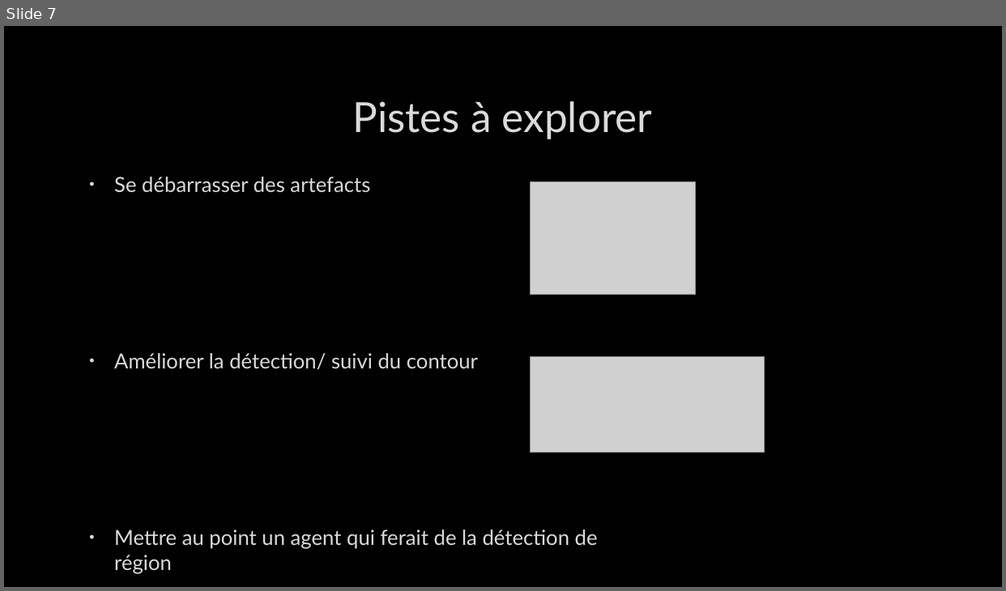
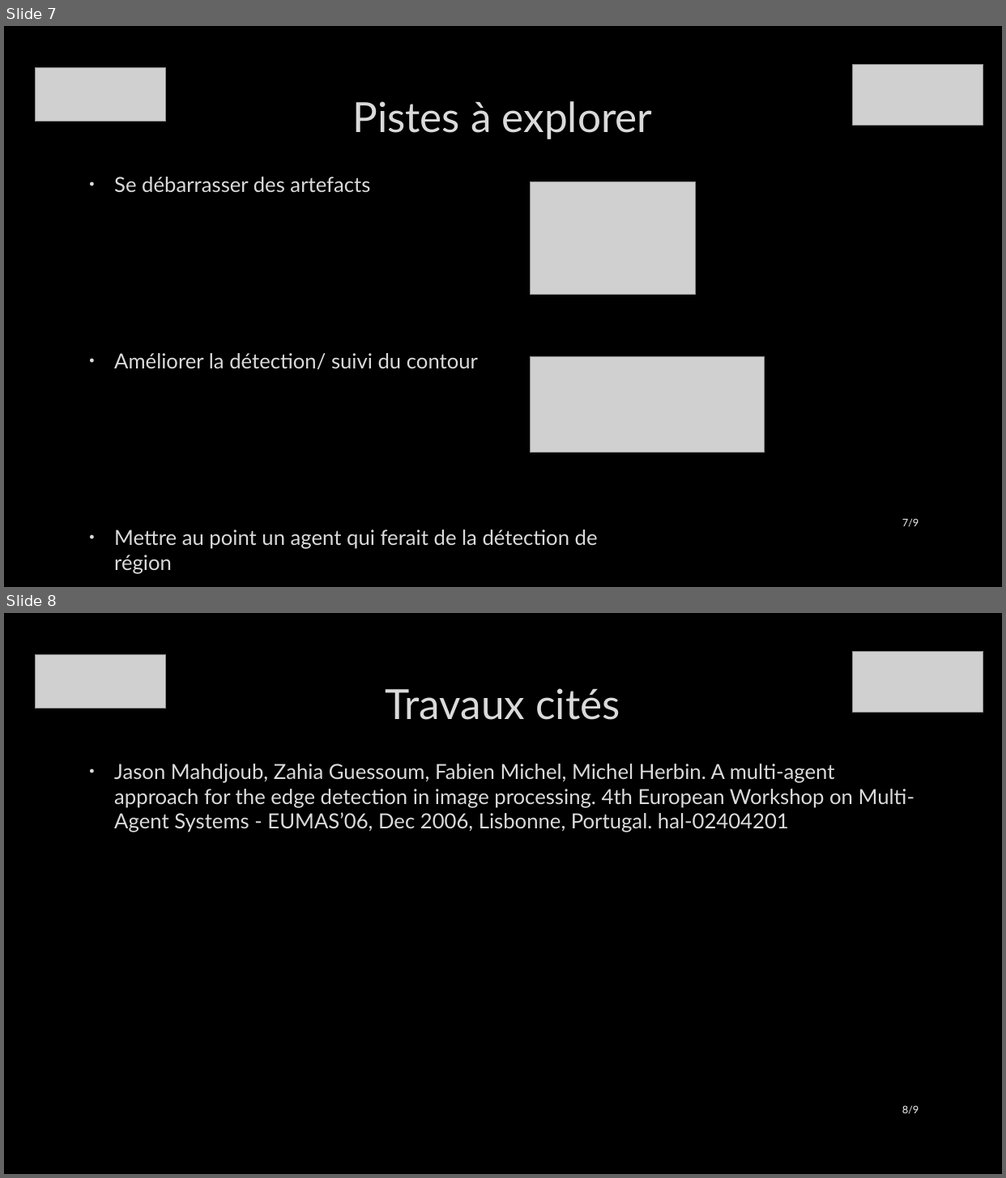
Before and after one commit to IliasMAOUDJ/Agent-Based-Edge-Detection, a slide deck: SMA et Traitement d’images.pptx. Shown one above the other, each under a label of ours: slide 7 before the commit, slides 7 and 8 after it. The pictures are 1006x591 and 1006x1178 pixels, drawn with LibreOffice and Linux fonts; fonts in the diff are those of the drawing; grey boxes stand for pictures; background and template pictures are left out. Boxes give left, top, right and bottom in pixels: in the first picture for what was removed or moved away, otherwise in the second. Text is boxed around its words. In the diff, an @@ line names an element or a change of style, - is before the commit and + after.

```diff
--- a/SMA et Traitement d’images.pptx
+++ b/SMA et Traitement d’images.pptx
@@ slide 8 added at [4, 613, 1002, 1174], background picture (left out) @@
@@ picture added at [36, 655, 166, 709] @@
@@ picture added at [853, 651, 983, 712] @@
@@ title added at [385, 688, 620, 720], 40 pt, text #DADADA @@
+Travaux cités
@@ text added at [114, 764, 914, 833], 20 pt, text #DADADA @@
+• Jason Mahdjoub, Zahia Guessoum, Fabien Michel, Michel Herbin. A multi-agent approach for the edge detection in image processing. 4th European Workshop on Multi-Agent Systems - EUMAS’06, Dec 2006, Lisbonne, Portugal. hal-02404201
@@ page number added at [902, 1105, 919, 1114], 10 pt, text #F2F2F2 @@
+8/9
@@ slide 7 changed as well @@
@@ picture added at [36, 68, 166, 122] @@
@@ picture added at [853, 64, 983, 125] @@
@@ page number added at [902, 518, 919, 527], 10 pt, text #F2F2F2 @@
+7/9
```
Also in this commit, not shown: 6 other slides changed, 1 other slide added.
